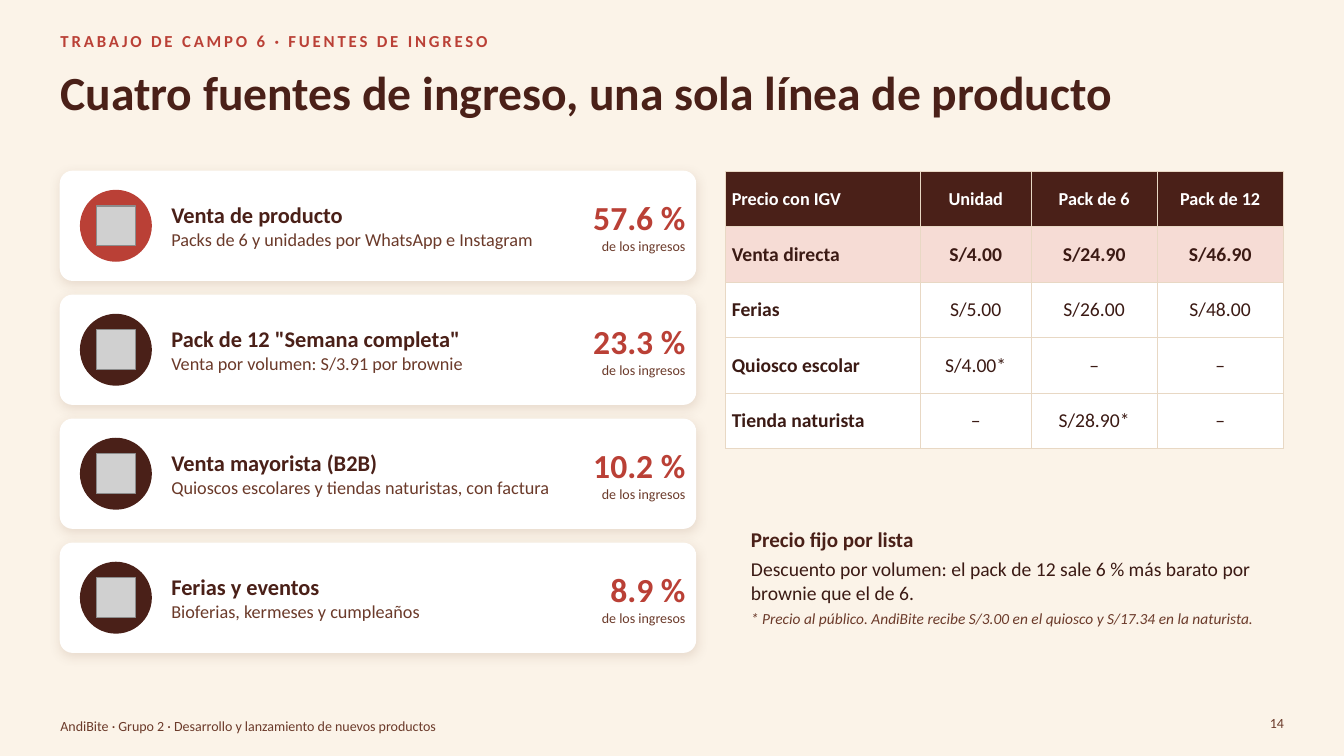
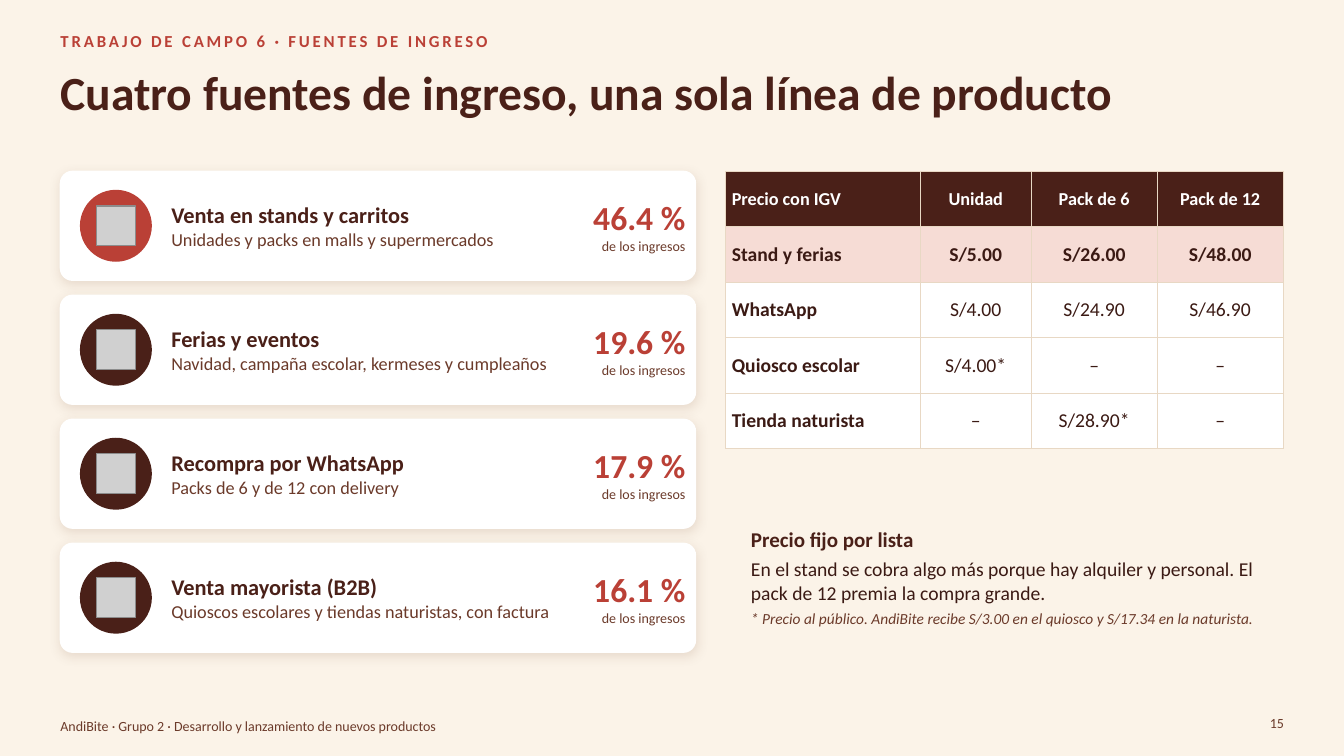
Before and after one commit to Darknow-web/Desarrollo-y-lanzamiento-de-producto-y-marca, a slide deck: slide 15 of 04-reformulacion/TC5-8/TC5-8-AndiBite.pptx (slide 14 before the commit). Drawn at 1344x756 pixels with LibreOffice and Linux fonts; fonts in the diff are those of the drawing; grey boxes stand for pictures; background and template pictures are left out. Boxes give left, top, right and bottom in pixels: in the first picture for what was removed or moved away, otherwise in the second. Text is boxed around its words. In the diff, an @@ line names an element or a change of style, - is before the commit and + after.

```diff
--- a/04-reformulacion/TC5-8/TC5-8-AndiBite.pptx
+++ b/04-reformulacion/TC5-8/TC5-8-AndiBite.pptx
@@ table at bbox=[726, 171, 1284, 432] @@
-row 2: Venta directa | S/4.00 | S/24.90 | S/46.90
+row 2: Stand y ferias | S/5.00 | S/26.00 | S/48.00
-row 3: Ferias | S/5.00 | S/26.00 | S/48.00
+row 3: WhatsApp | S/4.00 | S/24.90 | S/46.90
@@ text at bbox=[171, 207, 494, 249]: text changed @@
-Venta de producto
-Packs de 6 y unidades por WhatsApp e Instagram
+Venta en stands y carritos
+Unidades y packs en malls y supermercados
@@ text at bbox=[593, 207, 653, 231]: text changed @@
-57.6 %
+46.4 %
@@ text at bbox=[171, 331, 546, 373]: text changed @@
-Pack de 12 "Semana completa"
-Venta por volumen: S/3.91 por brownie
+Ferias y eventos
+Navidad, campaña escolar, kermeses y cumpleaños
@@ text at bbox=[593, 331, 653, 355]: text changed @@
-23.3 %
+19.6 %
@@ text at bbox=[171, 455, 404, 497]: text changed @@
-Venta mayorista (B2B)
-Quioscos escolares y tiendas naturistas, con factura
+Recompra por WhatsApp
+Packs de 6 y de 12 con delivery
@@ text at bbox=[593, 456, 653, 478]: text changed @@
-10.2 %
+17.9 %
@@ text at bbox=[751, 562, 1253, 604]: text changed @@
-Descuento por volumen: el pack de 12 sale 6 % más barato por brownie que el de 6.
+En el stand se cobra algo más porque hay alquiler y personal. El pack de 12 premia la compra grande.
@@ text at bbox=[171, 578, 549, 621]: text changed @@
-Ferias y eventos
-Bioferias, kermeses y cumpleaños
+Venta mayorista (B2B)
+Quioscos escolares y tiendas naturistas, con factura
@@ text at bbox=[593, 579, 653, 603]: text changed @@
-8.9 %
+16.1 %
@@ page number at bbox=[1270, 719, 1284, 728]: text changed @@
-14
+15
```
Also in this commit, not shown: 18 other slides changed, 2 slides added, 3 other files.
